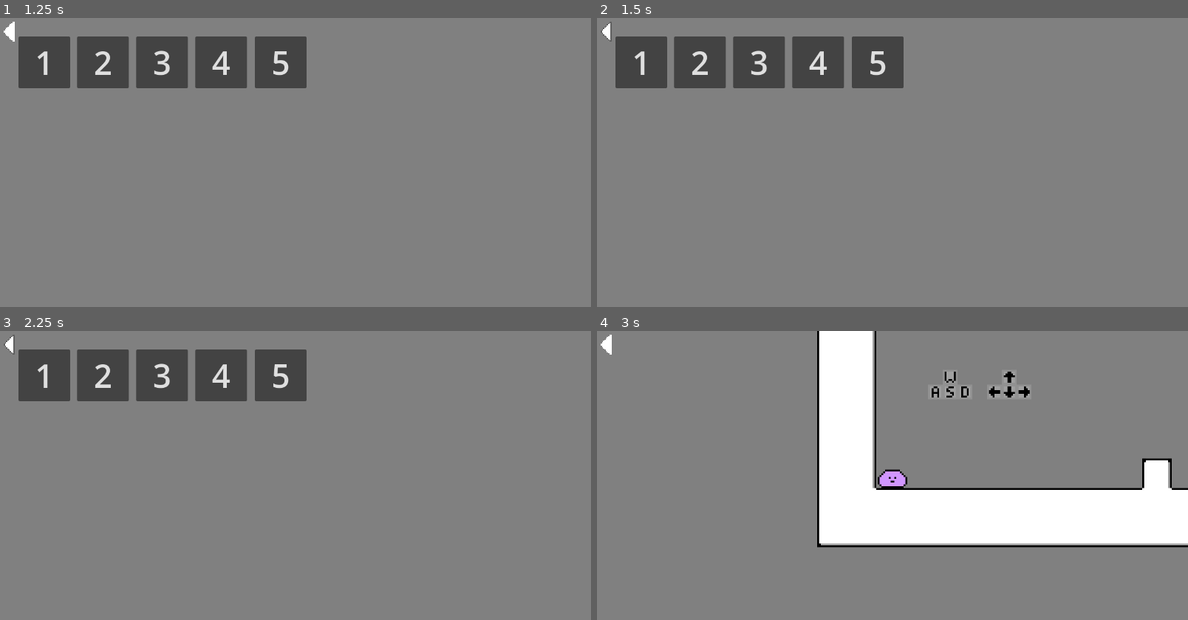
Above: before the commit, frames 1-4 (two rows, left to right).
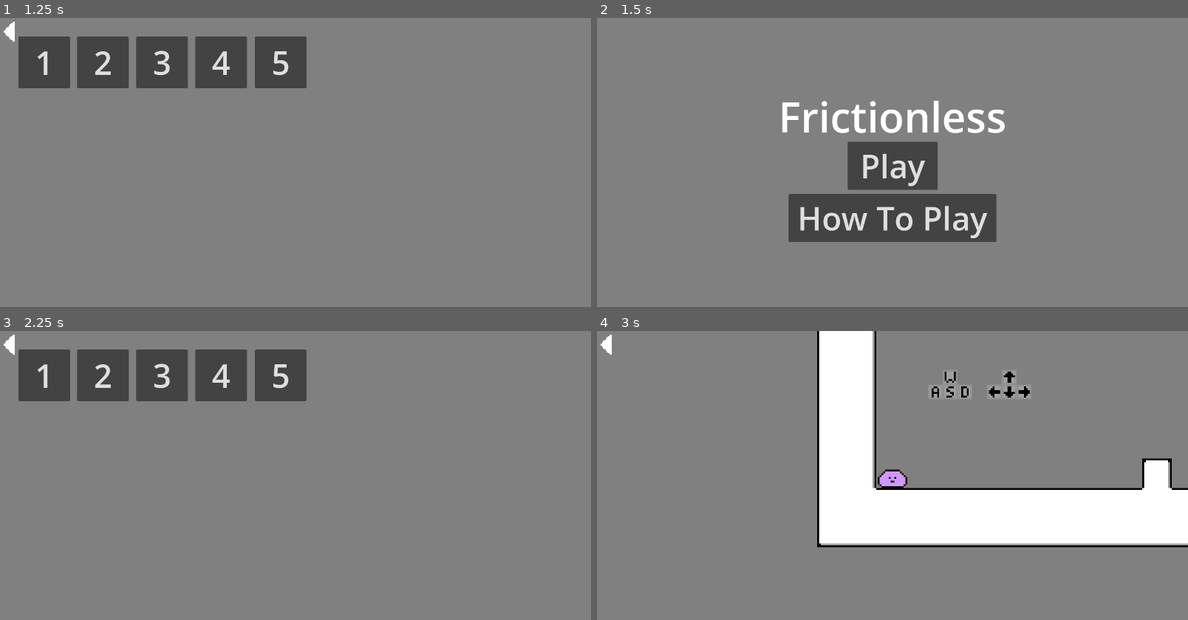
Above: after the commit, the same moments.

Repository: gabeschrock/frictionless
Game: Godot game, scene res://main.tscn
Two runs of this game, one before a commit and one after it. Both use one fixed random seed, a clock stepped at 60 frames per second and the inputs below.
Inputs (mouse positions are in pixels of both pictures, inside the frame that each line leads up to):
- Up to frame 1 (1.25 s): click "Play" at 0.5 s
- Up to frame 2 (1.5 s): click (608, 32) at 1.25 s
- Up to frame 3 (2.25 s): click (295, 478) at 2 s, where only the run after the commit has a clickable "Play"
- Up to frame 4 (3 s): click "1" at 2.75 s

Frame 1 is identical in both runs. In frame 2, 18% of the frame differs, in the area x 0-69%, y 1-78%; in frame 3, less than 0.1%; in frame 4, nothing differs.
Error before the commit: Invalid access to property or key 'filename' on a base object of type 'TextureButton (back_button.gd)'. (res://menus/back_button.gd:8)

Commit message:
fixed bug mentioned previously

Diff:
--- a/menus/back_button.gd
+++ b/menus/back_button.gd
@@ -2,13 +2,18 @@
 
 @export var exit_to: String
 
-@onready var main_node = get_tree().root
+@onready var main_node = $/root/Main
 
 func _ready():
-	print(self.filename)
+	pass
+	#while main_node.name != "Main":
+	#	main_node = main_node.get_parent()
+
+	#main_node = $/root/Main.get_child(0).get_parent()
 
 func _on_pressed():
 	var instance = main_node[exit_to].instantiate()
+	var scene = main_node.get_child(0)
 
 	main_node.add_child(instance)
-	owner.queue_free()
+	scene.queue_free()
--- a/player.tscn
+++ b/player.tscn
@@ -71,6 +71,7 @@
 offset_top = -312.0
 offset_right = -608.0
 offset_bottom = -269.0
+exit_to = "level_select"
 metadata/_edit_use_anchors_ = true
 
 [node name="WalkParticles" type="CPUParticles2D" parent="."]
